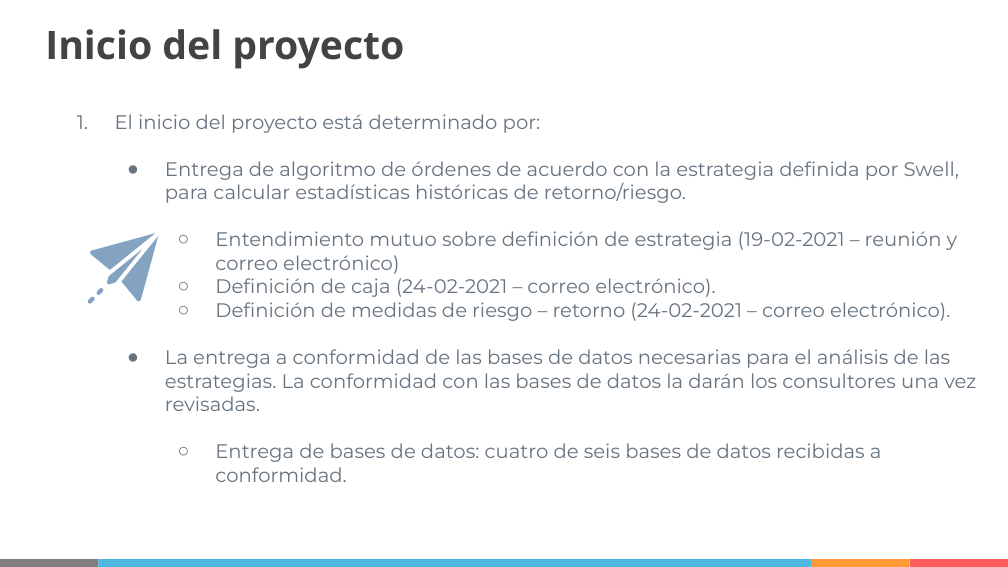
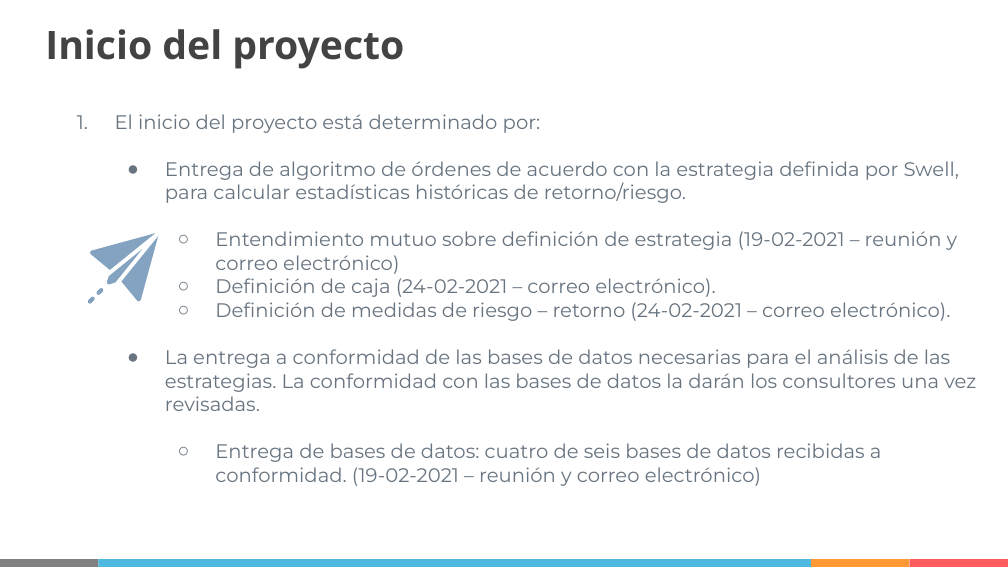
Before and after one commit to IISOS/Swell_2_Optimizacion_estrategias, a slide deck: slide 4 of Presentaciones/Swell - Optimización de estrategias - R3 (03-03-2021).pptx. Drawn at 1008x567 pixels with LibreOffice and Linux fonts; fonts in the diff are those of the drawing. Boxes give left, top, right and bottom in pixels: in the first picture for what was removed or moved away, otherwise in the second. Text is boxed around its words. In the diff, an @@ line names an element or a change of style, - is before the commit and + after.

Commit message:
Reunión 3

```diff
--- a/Presentaciones/Swell - Optimización de estrategias - R3 (03-03-2021).pptx
+++ b/Presentaciones/Swell - Optimización de estrategias - R3 (03-03-2021).pptx
@@ text at (215,443,882,486): text changed @@
-        ○ Entrega de bases de datos: cuatro de seis bases de datos recibidas a conformidad.
+        ○ Entrega de bases de datos: cuatro de seis bases de datos recibidas a conformidad. (19-02-2021 – reunión y correo electrónico)
```
Also in this commit, not shown: 2 other slides changed, 2 slides added.
